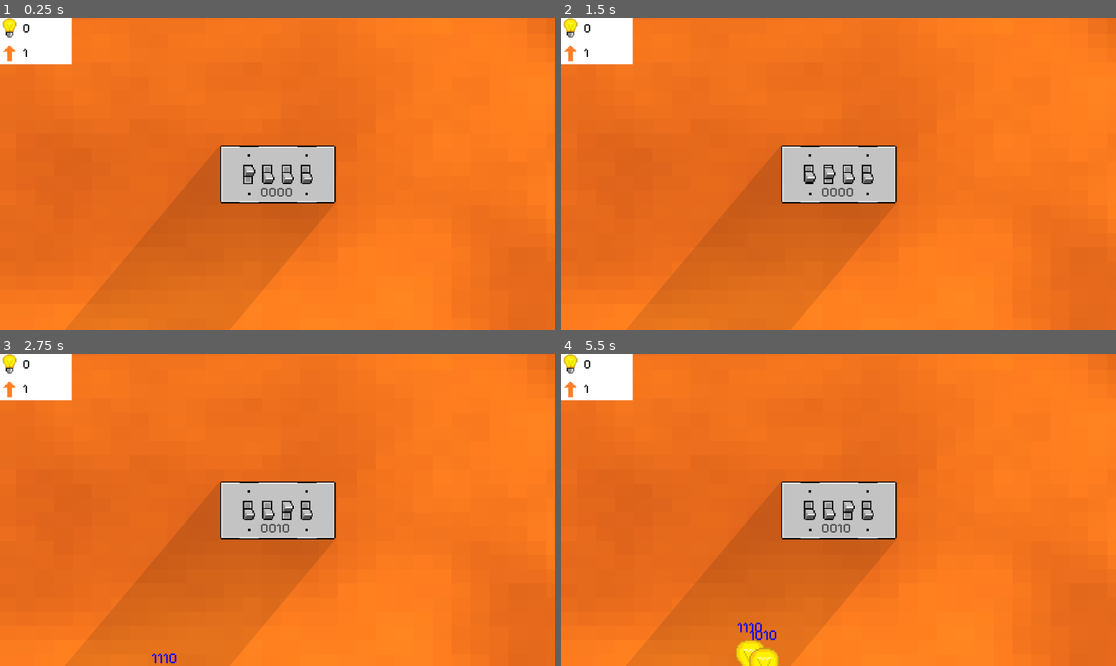
Above: before the commit, frames 1-4 (two rows, left to right).
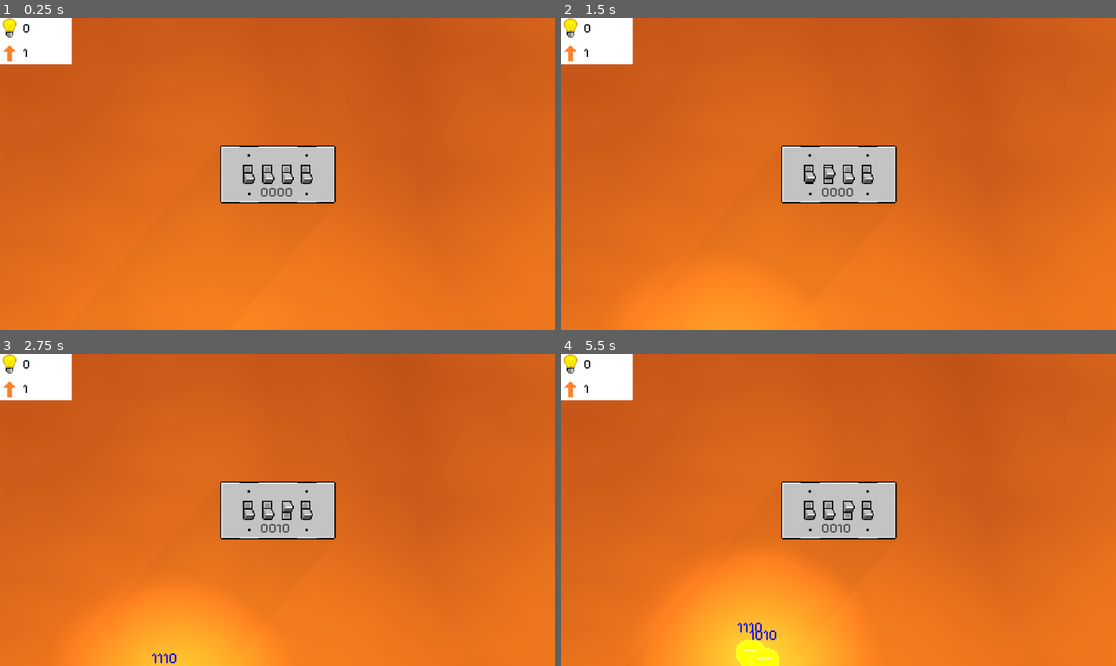
Above: after the commit, the same moments.

Repository: Xtrrae/switch-defense
Game: Godot game, scene res://scenes/game.tscn
The game is run twice, just before and just after one commit, with the same random seed, the same clock (stepped at 60 frames per second) and the same inputs.
Inputs:
- Up to frame 1 (0.25 s): no input
- Up to frame 2 (1.5 s): tap Enter at 0.5 s; hold 1 (switch_1) 0.53-1.28 s; tap Space at 1.25 s; tap 2 (switch_2) at 1.35 s
- Up to frame 3 (2.75 s): hold 3 (switch_3) from 2.03 s (still down)
- Up to frame 4 (5.5 s): release 3 (switch_3) at 2.78 s; tap 4 (switch_4) at 2.85 s; hold 1 (switch_1) 3.53-4.28 s; tap 2 (switch_2) at 4.35 s; hold 3 (switch_3) from 5.03 s (still down)

The runs differ from the first frame. In frame 1, 43% of the frame differs, in the area x 0-100%, y 0-93%; in frame 2, 48%; in frame 3, 50%; in frame 4, 53%, in the area x 0-100%, y 0-100%.

Commit message:
lighting

Diff:
--- a/switch-defence/scenes/game.tscn
+++ b/switch-defence/scenes/game.tscn
@@ -8,8 +8,9 @@
 colors = PackedColorArray(1, 0.5294118, 0.1254902, 1, 0.7137255, 0.29803923, 0.09019608, 1)
 
 [sub_resource type="FastNoiseLite" id="FastNoiseLite_lbhrr"]
-noise_type = 4
-frequency = 0.1114
+noise_type = 5
+frequency = 0.002
+fractal_type = 2
 
 [sub_resource type="NoiseTexture2D" id="NoiseTexture2D_iywne"]
 noise = SubResource("FastNoiseLite_lbhrr")
@@ -27,7 +28,7 @@
 
 [node name="Sprite2D" type="Sprite2D" parent="." unique_id=2139711286]
 position = Vector2(465.50006, 239.99994)
-scale = Vector2(39.296875, 29.531252)
+scale = Vector2(4.164722, 3.124)
 texture = SubResource("NoiseTexture2D_iywne")
 
 [node name="Input" parent="." unique_id=331839216 instance=ExtResource("1_lnu2h")]
@@ -50,8 +51,8 @@
 
 [node name="DirectionalLight2D" type="DirectionalLight2D" parent="." unique_id=1058513653]
 rotation = 0.6970903
-color = Color(0.3167847, 0.31678474, 0.3167847, 1)
-energy = 0.4
+color = Color(0.096204735, 0.09620475, 0.09620472, 1)
+energy = 0.3
 shadow_enabled = true
 shadow_color = Color(0, 0, 0, 0.4862745)
 
--- a/switch-defence/scenes/input.tscn
+++ b/switch-defence/scenes/input.tscn
@@ -217,7 +217,7 @@
 position = Vector2(-59.000004, 0.99999905)
 scale = Vector2(2.5, 2.5)
 sprite_frames = SubResource("SpriteFrames_im1m0")
-animation = &"move_down"
+animation = &"down"
 
 [node name="Switch2" type="AnimatedSprite2D" parent="." unique_id=1408404227]
 position = Vector2(-19.000015, 0.999984)
--- a/switch-defence/scenes/monster.tscn
+++ b/switch-defence/scenes/monster.tscn
@@ -51,7 +51,7 @@
 "duration": 1.0,
 "texture": SubResource("AtlasTexture_ei7v0")
 }],
-"loop": true,
+"loop": false,
 "name": &"explosion",
 "speed": 20.0
 }]
@@ -120,6 +120,17 @@
 [node name="NavigationAgent2D" type="NavigationAgent2D" parent="." unique_id=782569734]
 
 [node name="PointLight2D" type="PointLight2D" parent="." unique_id=1362289210]
-visible = false
-energy = 0.5
+self_modulate = Color(1, 1, 1, 0)
+color = Color(0.44296592, 0.48663116, 0.49290347, 1)
+energy = 0.4
+shadow_enabled = true
 texture = ExtResource("4_jlss8")
+
+[node name="PointLight2D2" type="PointLight2D" parent="." unique_id=329147044]
+self_modulate = Color(1, 1, 1, 0)
+color = Color(0.44296592, 0.48663116, 0.49290347, 1)
+energy = 0.4
+shadow_enabled = true
+texture = ExtResource("4_jlss8")
+
+[connection signal="animation_finished" from="AnimatedSprite2D" to="." method="_on_animated_sprite_2d_animation_finished"]
--- a/switch-defence/scripts/monster.gd
+++ b/switch-defence/scripts/monster.gd
@@ -11,6 +11,7 @@
 var target
 var in_rebound = false;
 
+@onready var animated_sprite_2d: AnimatedSprite2D = $AnimatedSprite2D
 @onready var navigation_agent: NavigationAgent2D = $NavigationAgent2D
 # Called when the node enters the scene tree for the first time.
 func _ready() -> void:
@@ -102,4 +103,9 @@
 	set_movement_target(position + (starting_position - position) * REBOUND_FRACTION)
 
 func destroy() -> void:
-	pass
+	animated_sprite_2d.play("explosion")
+
+
+
+func _on_animated_sprite_2d_animation_finished() -> void:
+	queue_free()
--- a/switch-defence/scripts/spawner.gd
+++ b/switch-defence/scripts/spawner.gd
@@ -62,5 +62,4 @@
 			points.add_points(points.level * 3)
 			var cleared = child.complete_combination(current_combination)
 			if cleared:
-				remove_child(child)
 				child.destroy()
